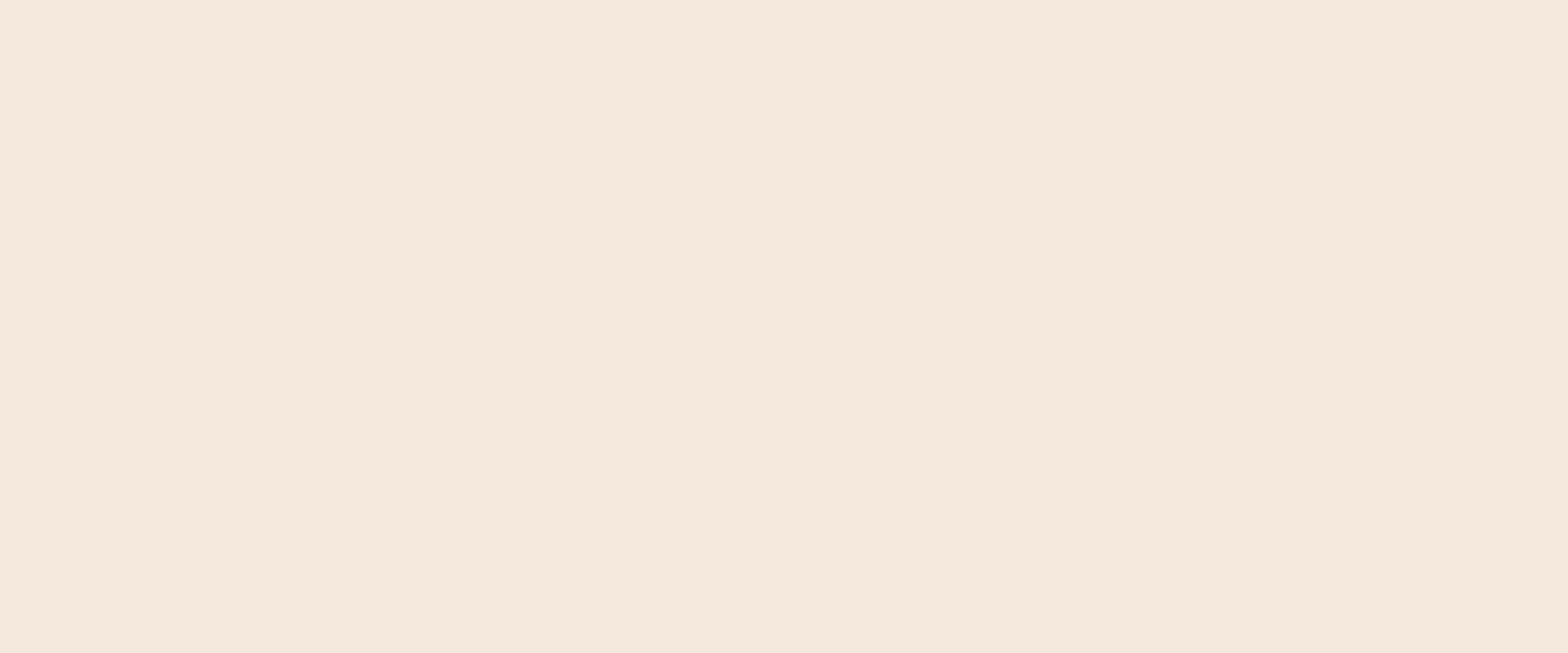
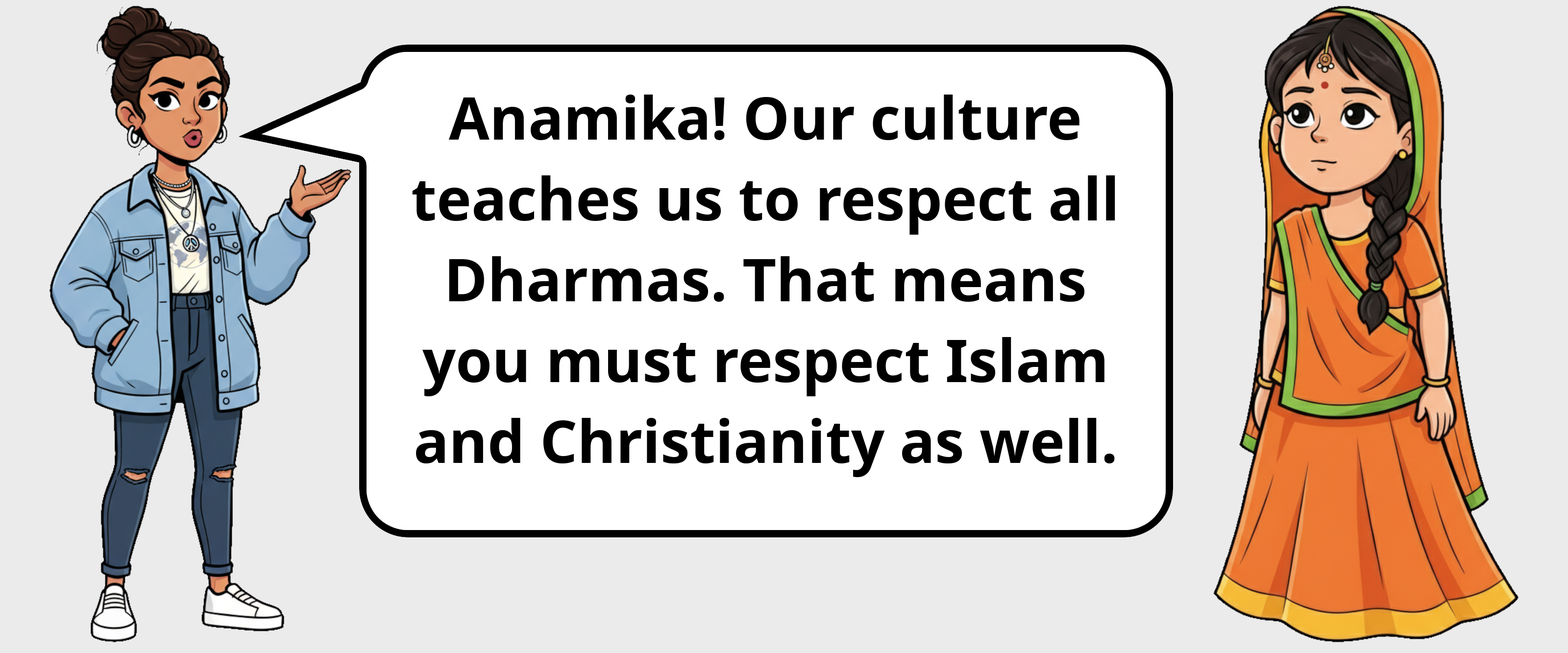
The second 1568px x 653px image is a revision of the first. Changes to its layers:
added layer "Wokie says something.png" above "Smart Hindu girl listens.png" over (x1=49, y1=5, x2=352, y2=643)
added layer "Smart Hindu girl listens.png" above "Anamika! Our culture teaches u..." over (x1=1212, y1=5, x2=1519, y2=643)
added layer "Anamika! Our culture teaches u..." above "Background" over (x1=412, y1=94, x2=1116, y2=478)
painted on "Background" over (x1=0, y1=0, x2=1568, y2=653)
